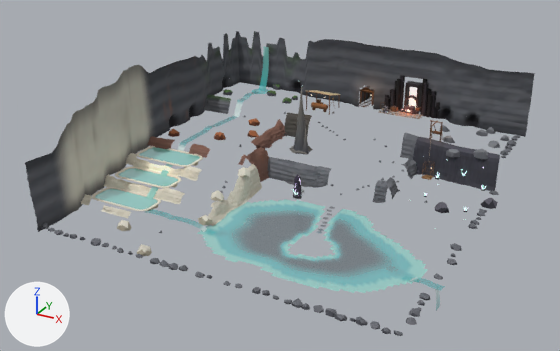
The glTF model client/public/models/caverns.glb: old version first, new version second.
Rendered twice from a 50 mm camera at (41.2, -79.5, 42.1) aimed at (-1.7, -1.6, 3.1). Every picture has the same lights, and +X, +Y and +Z are marked at lower left. The first picture is the older version. Objects named as collision shapes, trigger or cutter boxes, shadow casters or lower levels of detail are left out. Where no turn or scale is listed for an object, it has been applied to the vertices. Vertices at exactly the same position are counted once.

Objects in the first picture: 'Cave_Rock', 'Cave_Roots', 'Cave_Shell', 'Cave_Thermal', 'Cave_Water' and 2 more.
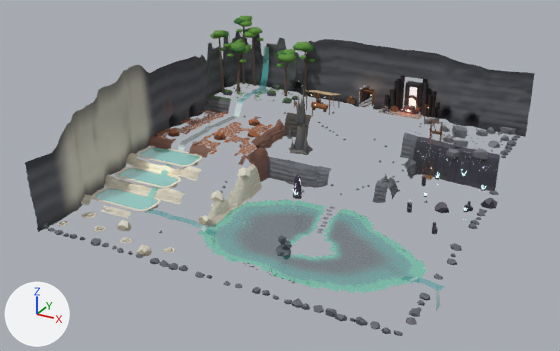
Where the newer file only moved an object's origin or applied its transform, the numbers keep the older frame.

Edits to the scene script, one JSON object a line:
```json
{"block": "me_cave_rockmesh", "where": "# used by ob_cave_rock; location = (-22.45, 25.7, -0.1)"}
{"op": "remove", "block": "me_cave_rockmesh", "code": "me_cave_rockmesh.from_pydata(...)  # 9025 vertices, 14751 faces; spans x 0.0..45.7, y -48.6..0.0, z 0.0..11.1"}
{"op": "add", "block": "me_cave_rockmesh", "code": "me_cave_rockmesh.from_pydata(...)  # 16082 vertices, 23484 faces; spans x 0.0..45.7, y -48.6..0.0, z -0.5..14.3"}
{"block": "me_cave_rockmesh", "change": "me_cave_rockmesh part 1: 2 vertices removed from x 16.2..16.5, y -26.1..-23.8, z 1.7..3.3; 3564 vertices added at x 0.2..18.3, y -27.3..-3.5, z 1.8..14.3"}
{"block": "me_cave_rockmesh", "change": "me_cave_rockmesh part 2: 1 vertex removed from x 0.3, y -36.7, z 1.5; 1969 vertices added at x 0.3..33.3, y -46.9..-33.2, z -0.5..2.2"}
{"block": "me_cave_rockmesh", "change": "me_cave_rockmesh part 3: 1 vertex removed from x 31.1, y -3.9, z 10.4; 1480 vertices added at x 31.1..44.3, y -33.2..-3.9, z 0.0..10.5"}
{"block": "me_cave_rockmesh", "change": "me_cave_rockmesh part 4: 48 vertices added at x 19.5..21.0, y -5.0..-4.4, z 6.1..7.2"}
{"block": "me_cave_rockmesh", "change": "other edits to the shape of me_cave_rockmesh do not show in these pictures"}
{"block": "me_cave_rootsmesh", "where": "# used by ob_cave_roots; location = (-5.14, 9.04, 2.79); scale = (0.0000474, 0.000045, 0.000141)"}
{"op": "remove", "block": "me_cave_rootsmesh", "code": "me_cave_rootsmesh.from_pydata(...)  # 98 vertices, 174 faces; spans x 0.0..65535.0, y -65535.0..0.0, z 0.0..65535.0"}
{"op": "add", "block": "me_cave_rootsmesh", "code": "me_cave_rootsmesh.from_pydata(...)  # 1629 vertices, 2863 faces; spans x 0.0..65535.0, y -65535.0..0.0, z 0.0..65535.0"}
{"block": "me_cave_rootsmesh", "change": "me_cave_rootsmesh part 5: 55 vertices removed from x 0.0..65535.0, y -65535.0..0.0, z 0.0..65535.0; 1629 vertices added at x 0.0..65535.0, y -65535.0..0.0, z 0.0..65535.0"}
{"block": "me_cave_rootsmesh", "change": "other edits to the shape of me_cave_rootsmesh do not show in these pictures"}
{"block": "me_cave_watermesh", "where": "# used by ob_cave_water; location = (-18.25, 21.7, -2.2)"}
{"op": "remove", "block": "me_cave_watermesh", "code": "me_cave_watermesh.from_pydata(...)  # 1717 vertices, 2890 faces; spans x 0.0..41.5, y -40.2..0.0, z 0.0..14.7"}
{"op": "add", "block": "me_cave_watermesh", "code": "me_cave_watermesh.from_pydata(...)  # 1769 vertices, 2938 faces; spans x -2.3..41.5, y -40.2..0.0, z 0.0..14.7"}
{"block": "me_cave_watermesh", "change": "me_cave_watermesh part 6: 2150 kept faces spanning x 1.0..38.8, y -40.2..-9.6, z 2.2..6.9 get new vertex colours; the middle colour goes from cyan #37b7b8 to cyan #23938d"}
{"block": "me_cave_watermesh", "change": "edits to the shape of me_cave_watermesh do not show in these pictures"}
{"op": "set", "path": "ob_cave_roots.location", "old": "(-5.14, 9.04, 2.79)", "new": "(-22.75, 22.89, 2.75)"}
{"op": "set", "path": "ob_cave_roots.scale", "old": "(0.0000474, 0.000045, 0.000141)", "new": "(0.000318, 0.000257, 0.000215)"}
```

Boxes [x1, y1, x2, y2] around the edits, measured in the pictures (560 x 351 px):
```json
{"object": "Cave_Rock", "change": "reshaped", "before": [41, 75, 520, 336], "after": [41, 35, 520, 336], "on screen": "15% taller"}
{"object": "Cave_Roots", "change": "reshaped, moved, rescaled", "before": [290, 86, 312, 154], "after": [210, 16, 315, 155], "on screen": "361% wider, 103% taller"}
{"part": 1, "of": "me_cave_rockmesh", "change": "built on", "before": [262, 167, 265, 174], "after": [156, 35, 320, 174]}
{"part": 2, "of": "me_cave_rockmesh", "change": "built on", "after": [58, 208, 308, 283]}
{"part": 3, "of": "me_cave_rockmesh", "change": "built on", "after": [383, 83, 516, 234]}
{"part": 4, "of": "me_cave_rockmesh", "change": "added", "after": [345, 96, 355, 104]}
{"part": 6, "of": "me_cave_watermesh", "change": "recoloured", "before": [179, 114, 427, 293], "after": [179, 114, 427, 293]}
```
